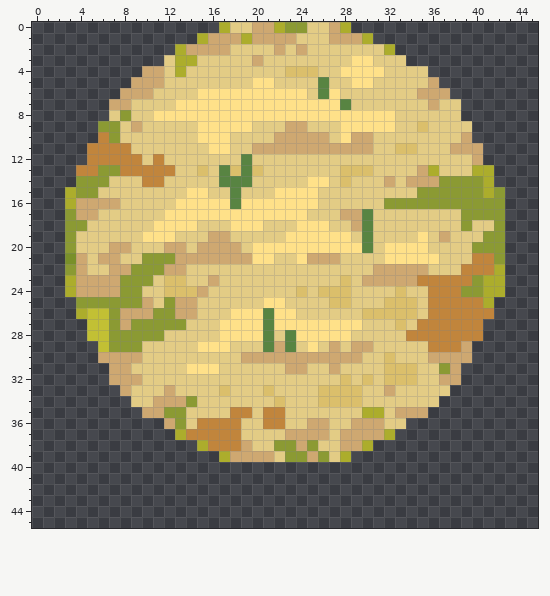
Pixel-art sprite, stored at textures/pieces/cakes/Desert.png. The picture above was drawn from the file before the commit.
The file is 46x46 pixels. Colours within 5 levels of each other are drawn and written as one.
The result:
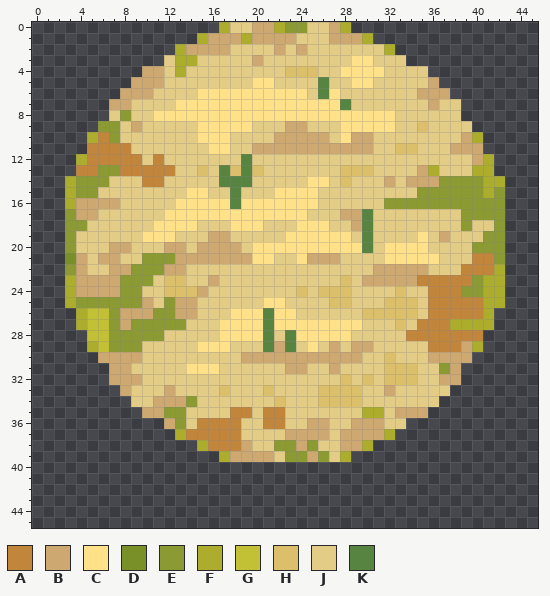
Palette (. is transparent): A #c1853c  B #cea871  C #ffe189  D #799029  E #8b9a33  F #acad2c  G #c2c034  H #dbbf6b  J #e3cc85  K #588442
The edit:
{"y":10,"x":5,"old":".","new":"F"}
{"y":10,"x":40,"old":".","new":"F"}
{"y":12,"x":4,"old":".","new":"F"}
{"y":12,"x":41,"old":".","new":"F"}
{"y":14,"x":3,"old":".","new":"F"}
{"y":14,"x":42,"old":".","new":"F"}
{"y":25,"x":3,"old":".","new":"F"}
{"y":25,"x":42,"old":".","new":"F"}
{"y":26,"x":41,"old":"A","new":"F"}
{"y":27,"x":4,"old":".","new":"F"}
{"y":27,"x":38,"old":"AAA.","new":"FFFF"}
{"y":29,"x":5,"old":".","new":"F"}
{"y":29,"x":40,"old":".","new":"F"}
{"label":"added","picture_box":[65,132,98,187]}
{"label":"added","picture_box":[472,132,505,187]}
{"label":"added","picture_box":[65,297,98,352]}
{"label":"changed","picture_box":[450,297,505,352]}
